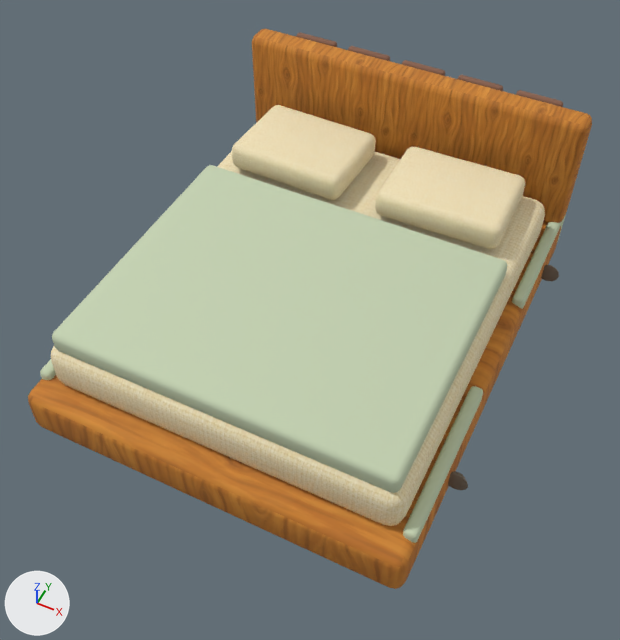
The glTF model public/models/furniture/storage-platform-bed.glb as it was, and as the next commit left it.
The view is the same before and after, from a 50 mm camera at (1.13, -2.34, 3.11) aimed at (0.02, -0.12, 0.34). Lighting does not change. The marker at lower left points along +X, +Y and +Z. The older version comes first. Vertices at exactly the same position are counted once.

Before the edit, the objects in view are built like this:
```python
me_cube_042 = bpy.data.meshes.new('Cube.042')
me_cube_042.from_pydata(...)  # 1728 vertices, 3380 faces; spans x -0.9..0.9, y -1.01..1.13, z -0.11..0.69
# faces by material slot: [376, 564, 188, 752, 560, 940]
me_cube_042.materials.append(mat_wood_honey_textured)  # picture img_handpainted_honey_oak
me_cube_042.materials.append(mat_linen_textured)  # picture img_handpainted_cream_linen
me_cube_042.materials.append(mat_upholstery_textured)  # pale green #c5d3b3
me_cube_042.materials.append(mat_variant_surface)  # pale green #c5d3b3
me_cube_042.materials.append(mat_aged_bronze)  # brown #7c6f61
me_cube_042.materials.append(mat_wood_dark)  # brown #86614d
ob_storage_platform_bed = bpy.data.objects.new('storage-platform-bed', me_cube_042)
ob_storage_platform_bed.location = (0.0, 0.0, 0.25)
```
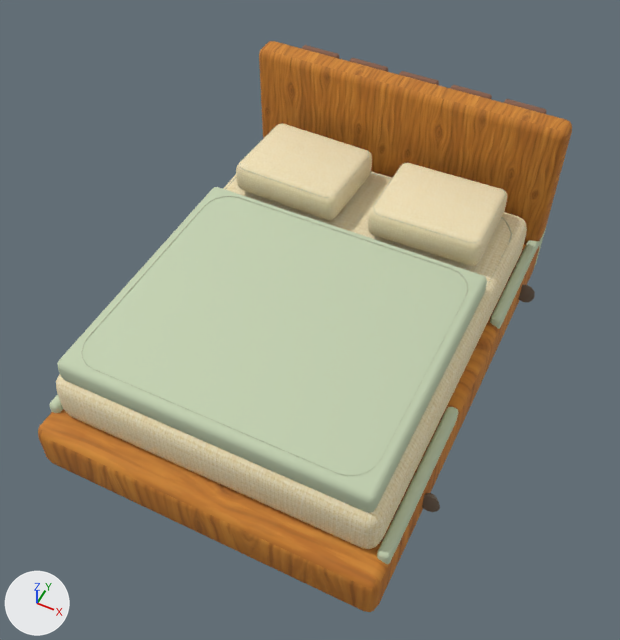
Changed parts and their boxes (x1, y1, x2, y2) in the pictures (620 x 640 px; the box of a moved part takes in the faces that stretch with it):
'storage-platform-bed', reshaped, moved: before (28, 29, 592, 589); after (38, 41, 572, 612)
part 1 of me_cube_042, moved or reshaped: before (28, 222, 561, 589); after (38, 241, 539, 612)
part 2 of me_cube_042, moved or reshaped: before (232, 105, 376, 200); after (236, 124, 372, 220)
part 3 of me_cube_042, moved or reshaped: before (375, 147, 525, 249); after (368, 163, 507, 265)
part 4 of me_cube_042, moved or reshaped: before (52, 165, 507, 493); after (58, 187, 487, 513)
part 5 of me_cube_042, moved or reshaped (mostly hidden): before (40, 359, 56, 380); after (50, 394, 63, 413)
part 6 of me_cube_042, moved or reshaped: before (403, 386, 483, 543); after (377, 407, 458, 564)
part 7 of me_cube_042, moved or reshaped: before (512, 215, 566, 309); after (490, 228, 546, 329)
part 8 of me_cube_042, moved or reshaped: before (448, 471, 468, 490); after (422, 493, 440, 512)
part 9 of me_cube_042, moved or reshaped: before (541, 265, 559, 281); after (519, 285, 535, 302)
part 10 of me_cube_042, moved or reshaped: before (296, 32, 337, 47); after (302, 45, 339, 58)
part 11 of me_cube_042, moved or reshaped: before (348, 46, 390, 61); after (350, 58, 388, 72)
part 12 of me_cube_042, moved or reshaped: before (402, 60, 445, 76); after (399, 71, 439, 85)
part 13 of me_cube_042, moved or reshaped: before (458, 75, 503, 91); after (451, 85, 492, 99)
part 14 of me_cube_042, moved or reshaped: before (516, 90, 563, 107); after (504, 99, 546, 114)
part 15 of me_cube_042, reshaped: before (51, 29, 592, 526); after (56, 41, 572, 549)

Diff of the bpy script that builds the scene:
```diff
--- a/public/models/furniture/storage-platform-bed.glb.py
+++ b/public/models/furniture/storage-platform-bed.glb.py
@@ me_cube_042 @@
-me_cube_042.from_pydata(...)  # 1728 vertices, 3380 faces; spans x -0.9..0.9, y -1.01..1.13, z -0.11..0.69
+me_cube_042.from_pydata(...)  # 2820 vertices, 5468 faces; spans x -0.82..0.82, y -1.08..1.08, z 0.0..0.92
+# me_cube_042 part 1: the loose piece of 96 vertices spanning x -0.82..0.82, y -1.01..1.01, z -0.11..0.11 is scaled about its middle by (0.916, 1.01, 1.15), then moved by (0.0, -0.06, 0.13)
+# me_cube_042 part 2: the loose piece of 96 vertices spanning x -0.65..-0.08, y 0.36..0.8, z 0.32..0.46 is scaled about its middle by (0.928, 1.01, 1.15), then moved by (0.03, -0.06, 0.19)
+# me_cube_042 part 3: the loose piece of 96 vertices spanning x 0.08..0.65, y 0.36..0.8, z 0.32..0.46 is scaled about its middle by (0.913, 1.01, 1.15), then moved by (-0.03, -0.06, 0.19)
+# me_cube_042 part 4: the loose piece of 96 vertices spanning x -0.72..0.72, y -0.87..0.31, z 0.29..0.39 is scaled about its middle by (0.92, 1.01, 1.15), then moved by (0.0, -0.06, 0.18)
+# me_cube_042 part 5: the loose piece of 96 vertices spanning x -0.82..-0.76, y -0.9..-0.17, z -0.1..0.15 is scaled about its middle by (0.916, 1.01, 1.15), then moved by (0.07, -0.06, 0.13)
+# me_cube_042 part 6: the loose piece of 96 vertices spanning x 0.76..0.82, y -0.9..-0.17, z -0.1..0.15 is scaled about its middle by (0.916, 1.01, 1.15), then moved by (-0.07, -0.06, 0.13)
+# me_cube_042 part 7: the loose piece of 96 vertices spanning x 0.76..0.82, y 0.35..1.07, z -0.1..0.15 is scaled about its middle by (0.916, 1.01, 1.15), then moved by (-0.07, -0.05, 0.13)
+# me_cube_042 part 8: the loose piece of 72 vertices spanning x 0.8..0.9, y -0.55..-0.52, z -0.03..0.07 is moved by (-0.07, -0.06, 0.13)
+# me_cube_042 part 9: the loose piece of 72 vertices spanning x 0.8..0.9, y 0.69..0.72, z -0.03..0.07 is moved by (-0.07, -0.05, 0.13)
+# me_cube_042 part 10: the loose piece of 96 vertices spanning x -0.67..-0.45, y 1.09..1.13, z 0.2..0.64 is scaled about its middle by (0.916, 1.01, 1.15), then moved by (0.05, -0.05, 0.19)
+# me_cube_042 part 11: the loose piece of 96 vertices spanning x -0.39..-0.17, y 1.09..1.13, z 0.2..0.64 is scaled about its middle by (0.916, 1.01, 1.15), then moved by (0.02, -0.05, 0.19)
+# me_cube_042 part 12: the loose piece of 96 vertices spanning x -0.11..0.11, y 1.09..1.13, z 0.2..0.64 is scaled about its middle by (0.916, 1.01, 1.15), then moved by (0.0, -0.05, 0.19)
+# me_cube_042 part 13: the loose piece of 96 vertices spanning x 0.17..0.39, y 1.09..1.13, z 0.2..0.64 is scaled about its middle by (0.916, 1.01, 1.15), then moved by (-0.02, -0.05, 0.19)
+# me_cube_042 part 14: the loose piece of 96 vertices spanning x 0.45..0.67, y 1.09..1.13, z 0.2..0.64 is scaled about its middle by (0.916, 1.01, 1.15), then moved by (-0.05, -0.05, 0.19)
+# me_cube_042 part 15: 2 vertices moved within x -0.72..0.72, y 0.85, z 0.28; 190 vertices removed from x -0.82..0.82, y -0.9..1.03, z 0.09..0.69; 1282 vertices added at x -0.76..0.76, y -0.97..0.98, z 0.23..0.92
+# other edits to the shape of me_cube_042 do not show in these pictures
 me_cube_042.materials.append(mat_wood_honey_textured)
@@ me_cube_042 @@
 me_cube_042.materials.append(mat_wood_dark)
+me_cube_042.materials.append(mat_tailored_tone_on_tone_stitch)  # grey #b5ba9e
+me_cube_042.materials.append(mat_ceramic_fitting_detail)  # white #e7e8de
@@ ob_storage_platform_bed @@
 ob_storage_platform_bed = bpy.data.objects.new('storage-platform-bed', me_cube_042)
-ob_storage_platform_bed.location = (0.0, 0.0, 0.25)
+ob_storage_platform_bed.location = (0.0, 0.0, 0.0)
```
